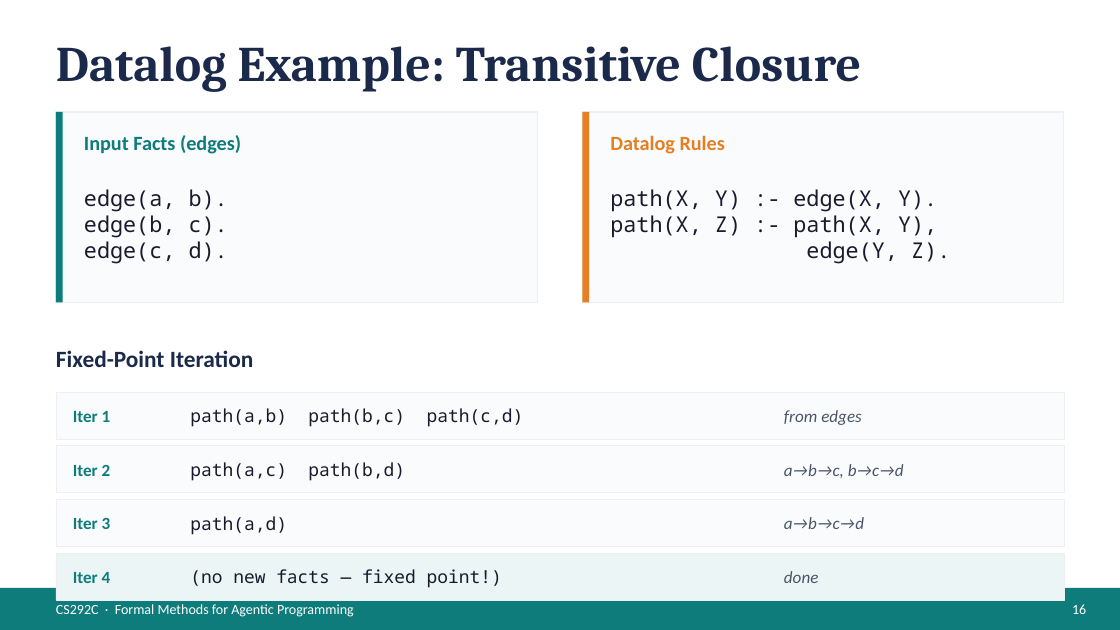
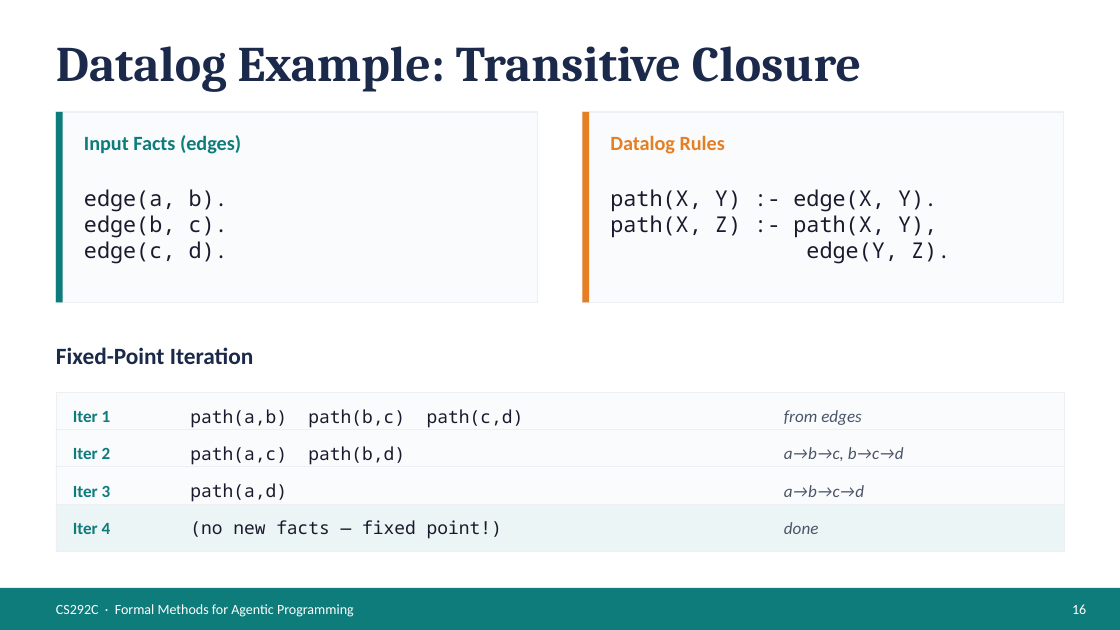
Before and after one commit to fredfeng/CS292C, a slide deck: slide 16 of lectures/lecture08.pptx. Drawn at 1120x630 pixels with LibreOffice and Linux fonts; fonts in the diff are those of the drawing. Boxes give left, top, right and bottom in pixels: in the first picture for what was removed or moved away, otherwise in the second. Text is boxed around its words. In the diff, an @@ line names an element or a change of style, - is before the commit and + after.

```diff
--- a/lectures/lecture08.pptx
+++ b/lectures/lecture08.pptx
@@ 3 texts, 1 rectangle: place and size @@
-3 texts, 1 rectangle at (56,446,1064,493)
+3 texts, 1 rectangle at (56,430,1064,477)
@@ 3 texts, 1 rectangle: place and size @@
-3 texts, 1 rectangle at (56,500,1064,547)
+3 texts, 1 rectangle at (56,467,1064,514)
@@ 3 texts, 1 rectangle: place and size @@
-3 texts, 1 rectangle at (56,553,1064,600)
+3 texts, 1 rectangle at (56,504,1064,551)
```
Also in this commit, not shown: 3 other slides changed, 3 other files.
